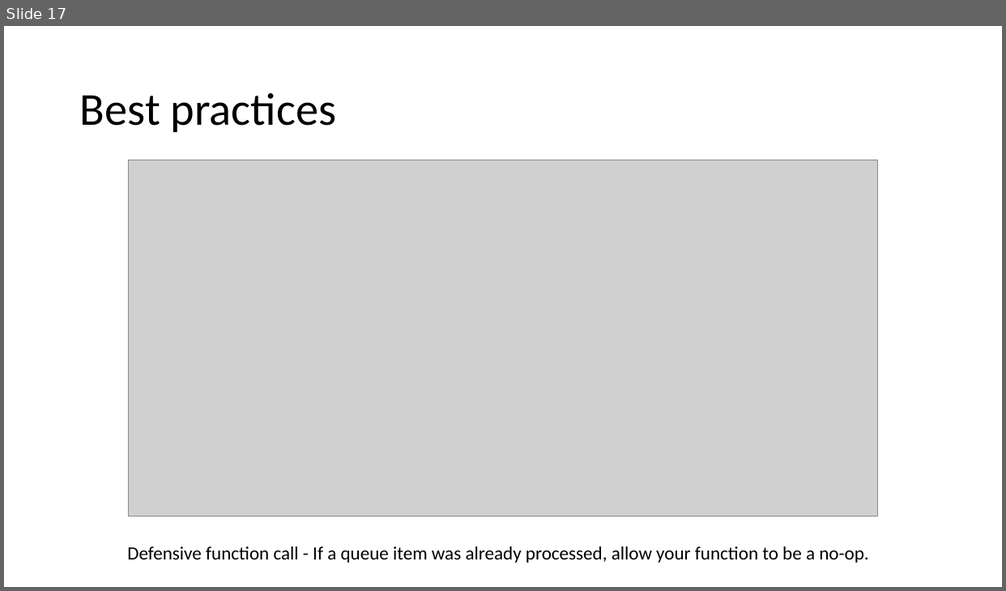
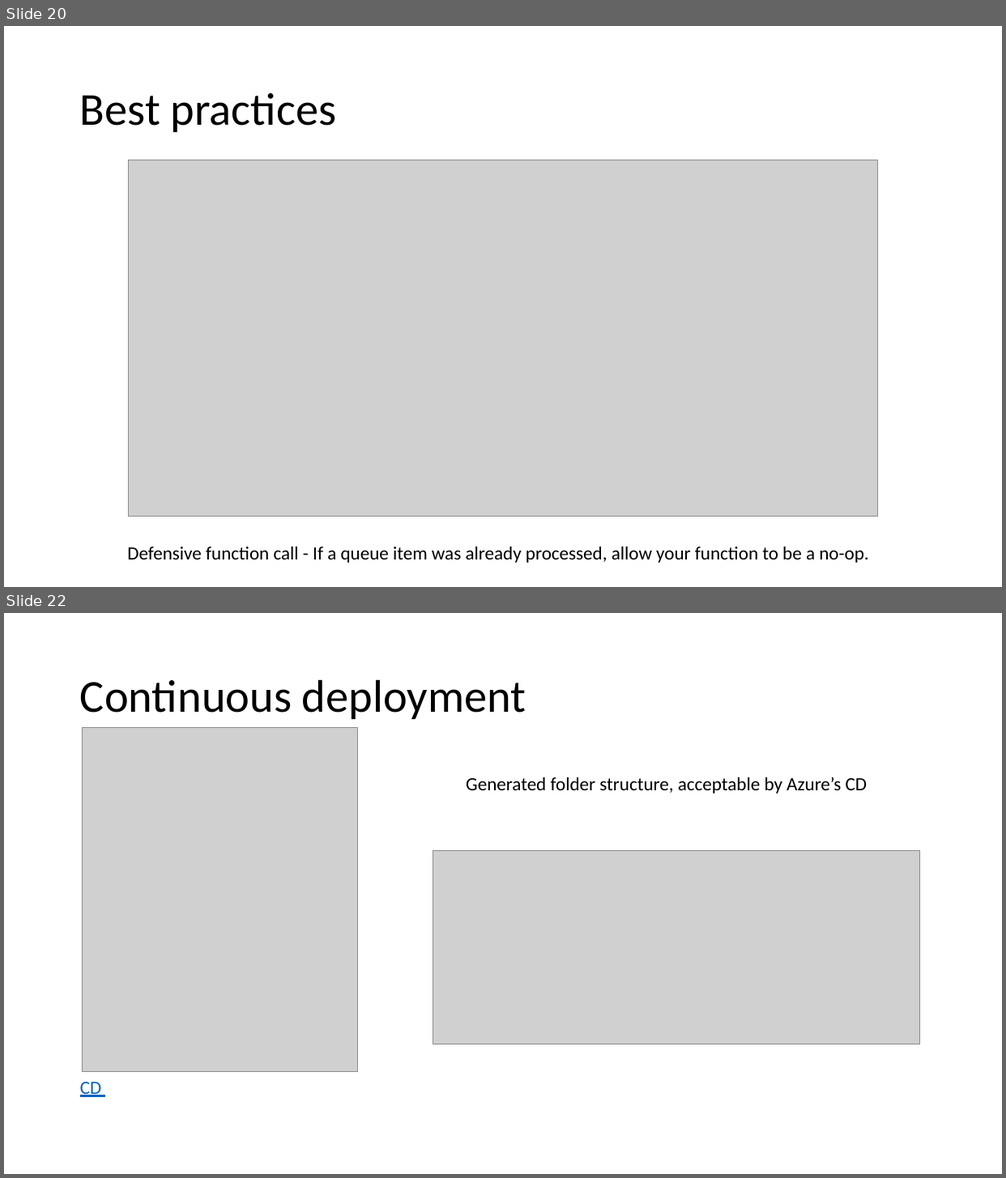
Before and after one commit to Dekorg/TrackApartmentsApp, a slide deck: Presentation/Azure Functions.pptx. Shown one above the other, each under a label of ours: slide 17 before the commit, slides 20 and 22 after it; the slides between them are not shown. The pictures are 1006x591 and 1006x1178 pixels, drawn with LibreOffice and Linux fonts; fonts in the diff are those of the drawing; grey boxes stand for pictures. Boxes give left, top, right and bottom in pixels: in the first picture for what was removed or moved away, otherwise in the second. Text is boxed around its words. In the diff, an @@ line names an element or a change of style, - is before the commit and + after.

```diff
--- a/Presentation/Azure Functions.pptx
+++ b/Presentation/Azure Functions.pptx
@@ slide 22 added at (4,613,1002,1174), background #FFFFFF @@
@@ title added at (80,679,526,719), 44 pt, text #000000 @@
+Continuous deployment
@@ picture added at (82,728,358,1072) @@
@@ text added at (466,777,867,794), 18 pt, text #000000 @@
+Generated folder structure, acceptable by Azure’s CD
@@ picture added at (433,851,920,1044) @@
@@ text added at (80,1082,101,1097), 18 pt, text #0563C1, underline @@
+CD
@@ what was slide 17 is now slide 20 @@
```
Also in this commit, not shown: 6 slides changed, 6 other slides added, 3 slides removed, 1 other file.
